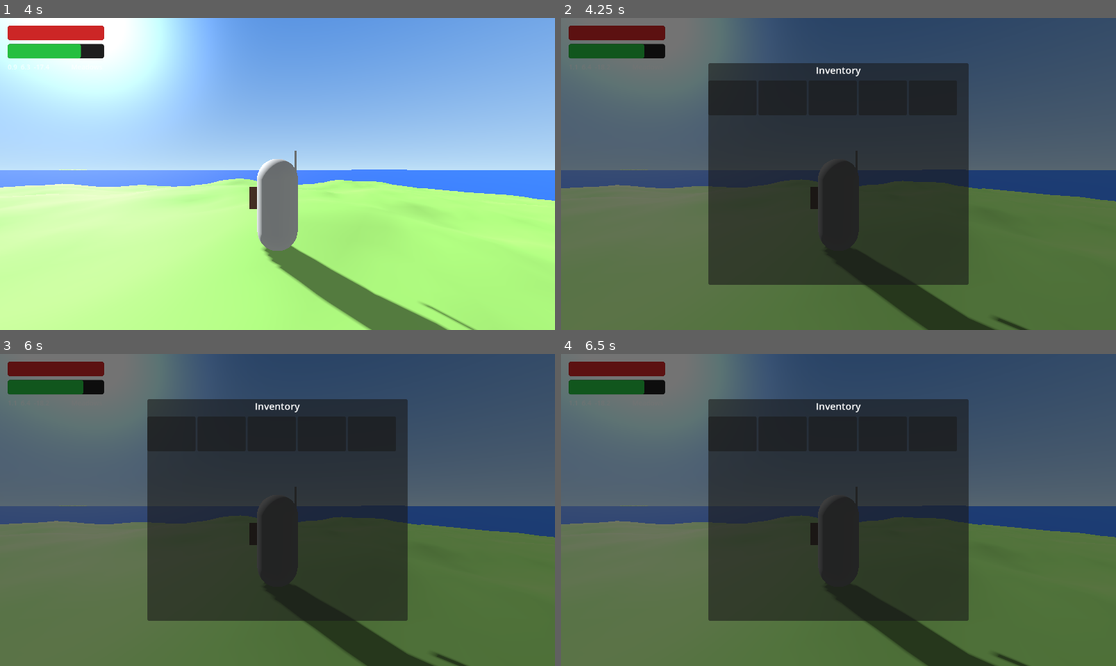
Above: before the commit, frames 1-4 (two rows, left to right).
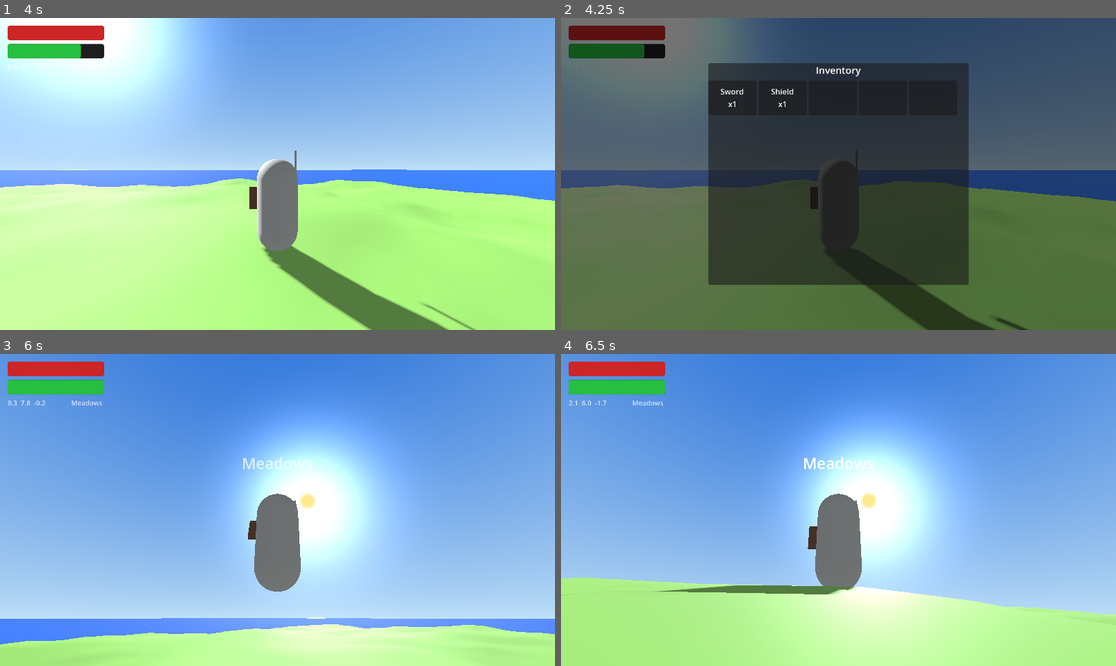
Above: after the commit, the same moments.

Repository: cpeter41/mingusbreath
Game: Godot game, scene res://scenes/world/World.tscn
Same seed, same stepped clock (60 frames per second), same inputs: the game is played once before the commit and once after it.
Inputs (mouse positions are in pixels of both pictures, inside the frame that each line leads up to):
- Up to frame 1 (4 s): move the mouse to (305, 174) at 0.52 s; hold W (move_forward) from 0.53 s (still down); click (305, 174) at 0.6 s; tap Space (jump) at 0.77, 1.52, 3.02, 3.77 s; move the mouse to (249, 174) at 1.27 s; right-click (249, 174) at 1.35 s; move the mouse to (288, 167) at 2.02 s; tap Ctrl (dodge) at 2.1 s; move the mouse to (271, 180) at 2.77 s; tap E (interact) at 2.85 s; move the mouse to (316, 177) at 3.52 s; tap Q (spawn_boat) at 3.6 s
- Up to frame 2 (4.25 s): keep holding W (move_forward); tap Tab (inventory) at 4.15 s
- Up to frame 3 (6 s): move the mouse to (111, 463) at 4.27 s; release W (move_forward) at 4.28 s; hold A (move_left) 4.28-5.03 s; tap Shift (sprint) at 4.35 s; tap Space (jump) at 4.52 s; tap Escape (pause) at 4.9 s; tap Enter at 5 s; move the mouse to (305, 510) at 5.02 s; hold S (move_back) 5.03-5.78 s; click (305, 510) at 5.1 s; tap R (reset_save) at 5.75 s; move the mouse to (194, 432) at 5.77 s; hold D (move_right) from 5.78 s (still down); right-click (194, 432) at 5.85 s
- Up to frame 4 (6.5 s): keep holding D (move_right); tap Space (jump) at 6.02 s

Frame 1 is identical in both runs. In frame 2, 0.1% of the frame differs, in the area x 28-42%, y 22-29%; in frame 3, 100%, in the area x 0-100%, y 0-100%; in frame 4, 100%.

Commit message:
fix: starter loadout, input-while-paused, reset, block binding
Bundle of small fixes uncovered while testing post-refactor:

- Starter loadout (sword + shield): the unconditional inventory.add
  in Player._ready ran BEFORE SaveSystem.load_or_init's load_data
  cleared inventory.slots, so the items were silently wiped on every
  boot. Move the grant into _on_world_loaded (fires after save load)
  and gate it on count_of(...) == 0 so it stays idempotent across
  save/load round-trips.

- Inventory load did not refresh equipped meshes: Inventory.load_data
  rebuilt slots without emitting `changed`, so Player._on_inventory_changed
  never instantiated the Sword / Shield scenes from saved data. Emit
  `changed` at the end of load_data.

- Input dead while inventory open: InventoryScreen pauses the tree
  on toggle, and Controls (autoload) defaulted to PROCESS_MODE_INHERIT,
  so _unhandled_input stopped firing — including the toggle key itself.
  Set Controls.process_mode = PROCESS_MODE_ALWAYS in _ready.

- Reset (R) while inventory open left the new scene unusable: tree
  stayed paused and mouse stayed released across reload_current_scene.
  Player._on_reset_pressed now unpauses the tree and recaptures the
  mouse before reload.

- Block action never fired: project.godot had the `block` mouse binding
  recorded with button_mask=2 and pressed=true (looked like a captured
  live event, not a clean binding). Rebound to a clean button_index=2
  / button_mask=0 / pressed=false event so Input.is_action_pressed("block")
  works.

- Drop the per-placement debug print from IslandRegistry.compute_placements;
  it ran on every scene reload and added no signal once placement was
  verified.

Also picks up CRLF normalization on action_states/block.gd and idle.gd.

Co-Authored-By: Claude Opus 4.7 <noreply@anthropic.com>

Diff:
--- a/globals/controls.gd
+++ b/globals/controls.gd
@@ -34,6 +34,11 @@
 signal interact_pressed
 signal inventory_toggled
 signal mouse_look(delta: Vector2)
+
+
+func _ready() -> void:
+	# Keep input routing alive while the tree is paused (e.g. inventory open).
+	process_mode = Node.PROCESS_MODE_ALWAYS
 
 
 func _unhandled_input(event: InputEvent) -> void:
--- a/globals/island_registry.gd
+++ b/globals/island_registry.gd
@@ -34,9 +34,6 @@
 ## Idempotent — safe to call again after seed change.
 func compute_placements() -> void:
 	placements = IslandPlacer.place(_defs, GameState.world_seed, WORLD_SIZE_M, ISLAND_COUNT)
-	for p in placements:
-		var pl := p as IslandPlacement
-		print("[IslandRegistry] slot=%d  id=%s  pos=%s" % [pl.slot_index, pl.def.id, str(pl.position)])
 
 
 func get_starter_placement() -> IslandPlacement:
--- a/project.godot
+++ b/project.godot
@@ -77,7 +77,7 @@
 }
 block={
 "deadzone": 0.5,
-"events": [Object(InputEventMouseButton,"resource_local_to_s …(115 unchanged characters)… alse,"meta_pressed":false,"button_mask":2,"position":Vector2(116, 11),"global_position":Vector2(127, 67),"factor":1.0,"button_index":2,"canceled":false,"pressed":true,"double_click":false,"script":null)
+"events": [Object(InputEventMouseButton,"resource_local_to_s …(115 unchanged characters)… alse,"meta_pressed":false,"button_mask":0,"position":Vector2(0, 0),"global_position":Vector2(0, 0),"factor":1.0,"button_index":2,"canceled":false,"pressed":false,"double_click":false,"script":null)
 ]
 }
 interact={
--- a/scripts/inventory/inventory.gd
+++ b/scripts/inventory/inventory.gd
@@ -72,3 +72,4 @@
 	slots.clear()
 	for entry in d.get("slots", []):
 		slots.append({"item_id": StringName(entry["item_id"]), "count": int(entry["count"])})
+	changed.emit()
--- a/scripts/player/player.gd
+++ b/scripts/player/player.gd
@@ -36,8 +36,6 @@
 func _ready() -> void:
 	add_to_group("player")
 	inventory.changed.connect(_on_inventory_changed)
-	inventory.add(&"sword", 1)
-	inventory.add(&"shield", 1)
 	Controls.capture_mouse()
 	Controls.pause_pressed.connect(_on_pause_pressed)
 	Controls.reset_pressed.connect(_on_reset_pressed)
@@ -124,6 +122,8 @@
 func _on_reset_pressed() -> void:
 	SaveSystem.disable_save()
 	SaveSystem.delete_save()
+	get_tree().paused = false
+	Controls.capture_mouse()
 	get_tree().reload_current_scene()
 
 
@@ -198,6 +198,12 @@
 
 
 func _on_world_loaded() -> void:
+	# Grant starter loadout once. Idempotent so it survives save/load round-trips.
+	if inventory.count_of(&"sword") == 0:
+		inventory.add(&"sword", 1)
+	if inventory.count_of(&"shield") == 0:
+		inventory.add(&"shield", 1)
+
 	if _pending_pos != null:
 		global_position = _pending_pos
 		rotation.y = _pending_rot_y
